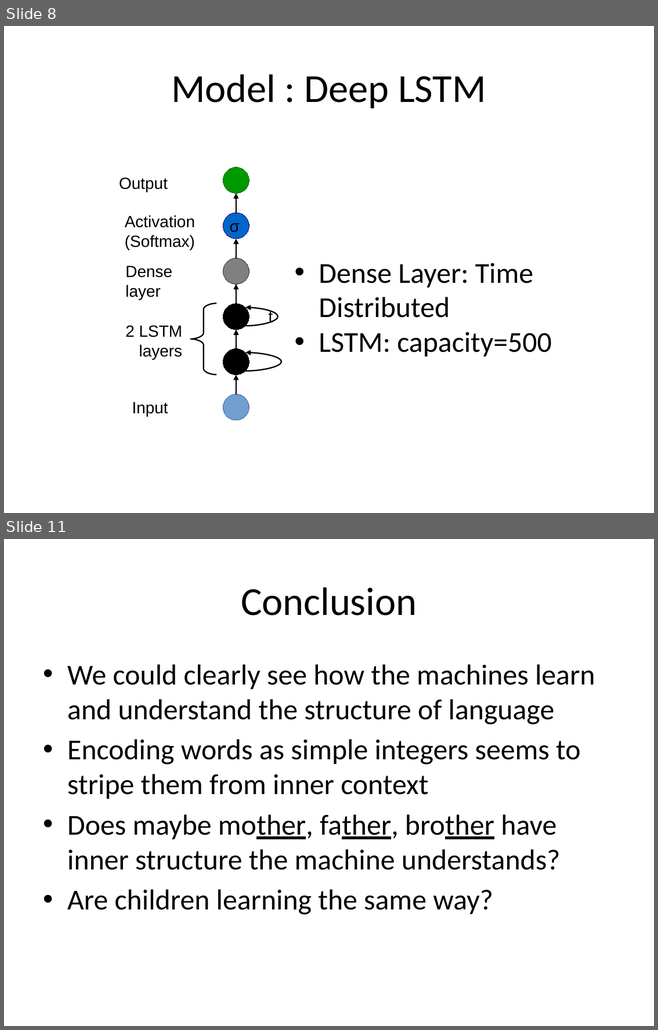
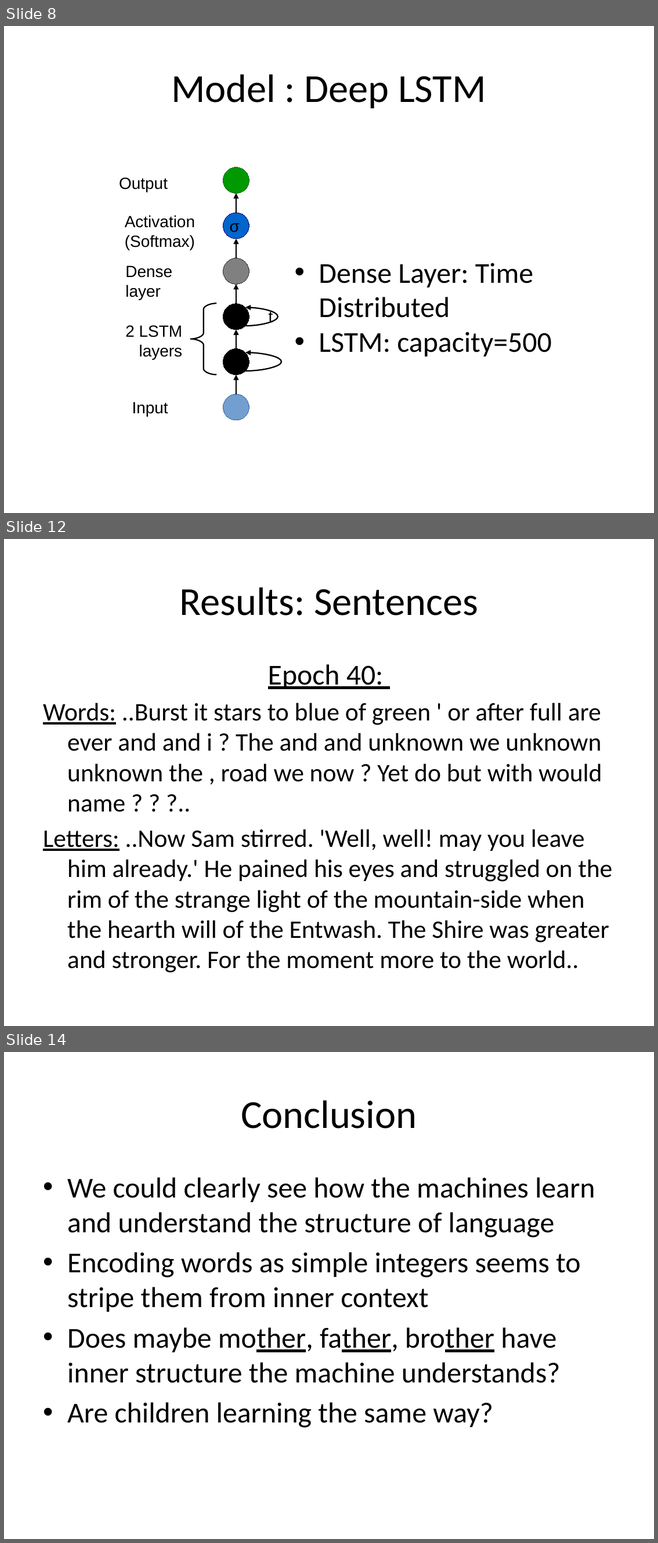
Before and after one commit to telecombcn-dl/2017-dlai-team8, a slide deck: Creative Writing 101.pptx. Shown one above the other, each under a label of ours: slides 8 and 11 before the commit, slides 8, 12 and 14 after it; the slides between them are not shown. The pictures are 658x1030 and 658x1543 pixels, drawn with LibreOffice and Linux fonts; fonts in the diff are those of the drawing. Boxes give left, top, right and bottom in pixels: in the first picture for what was removed or moved away, otherwise in the second. Text is boxed around its words. In the diff, an @@ line names an element or a change of style, - is before the commit and + after.

```diff
--- a/Creative Writing 101.pptx
+++ b/Creative Writing 101.pptx
@@ slide 12 added at [4, 539, 654, 1026], background #FFFFFF @@
@@ title added at [179, 587, 478, 616], 44 pt, text #000000 @@
+Results: Sentences
@@ text added at [43, 664, 612, 973], 28 pt, text #000000 @@
+Epoch 40:
+Words: ..Burst it stars to blue of green ' or after full are ever and and i ? The and and unknown we unknown unknown the , road we now ? Yet do but with would name ? ? ?..
+Letters: ..Now Sam stirred. 'Well, well! may you leave him already.' He pained his eyes and struggled on the rim of the strange light of the mountain-side when the hearth will of the Entwash. The Shire was greater and stronger. For the moment more to the world..
@@ what was slide 11 is now slide 14 @@
```
Also in this commit, not shown: 2 slides changed, 3 other slides added, 1 slide removed, 1 other file.
